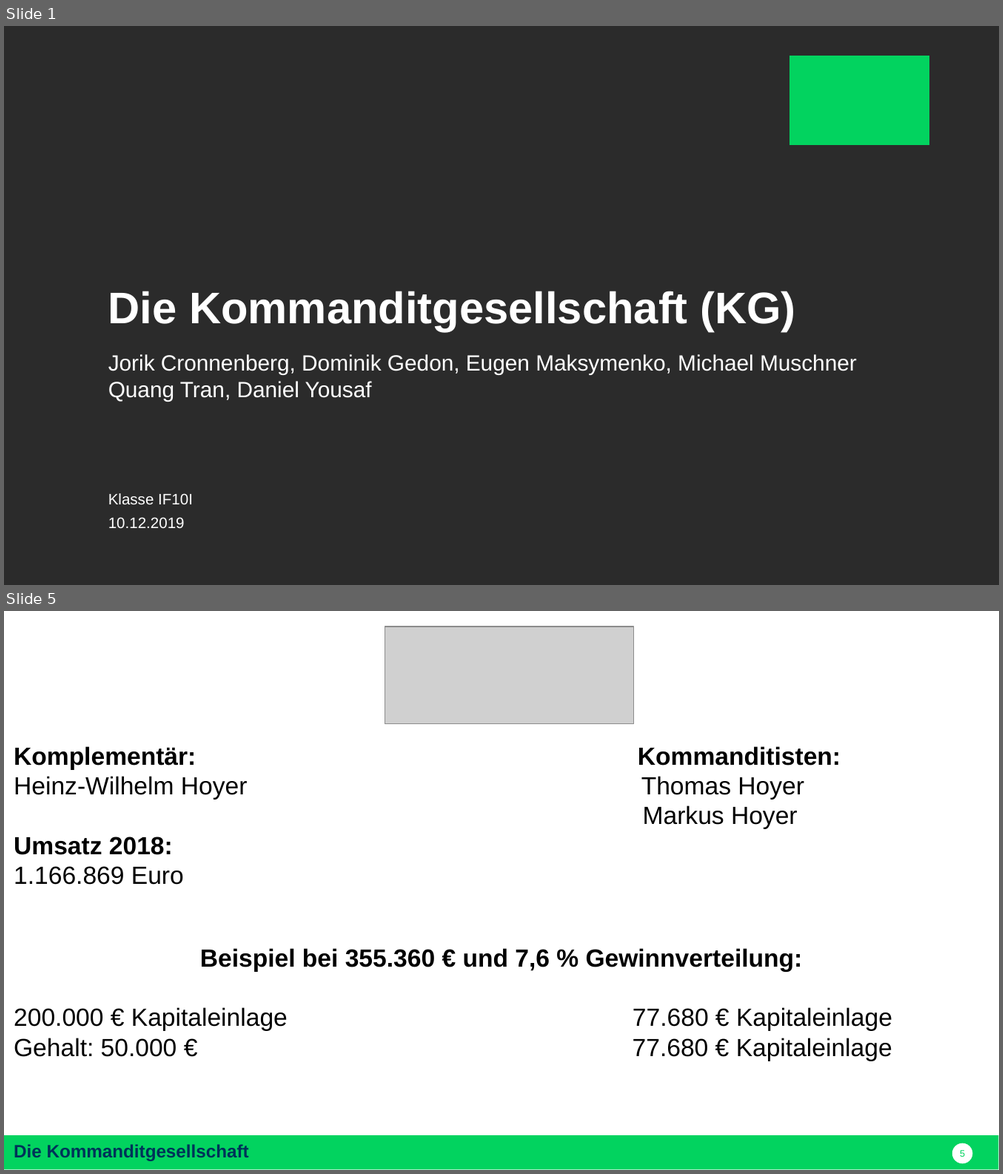
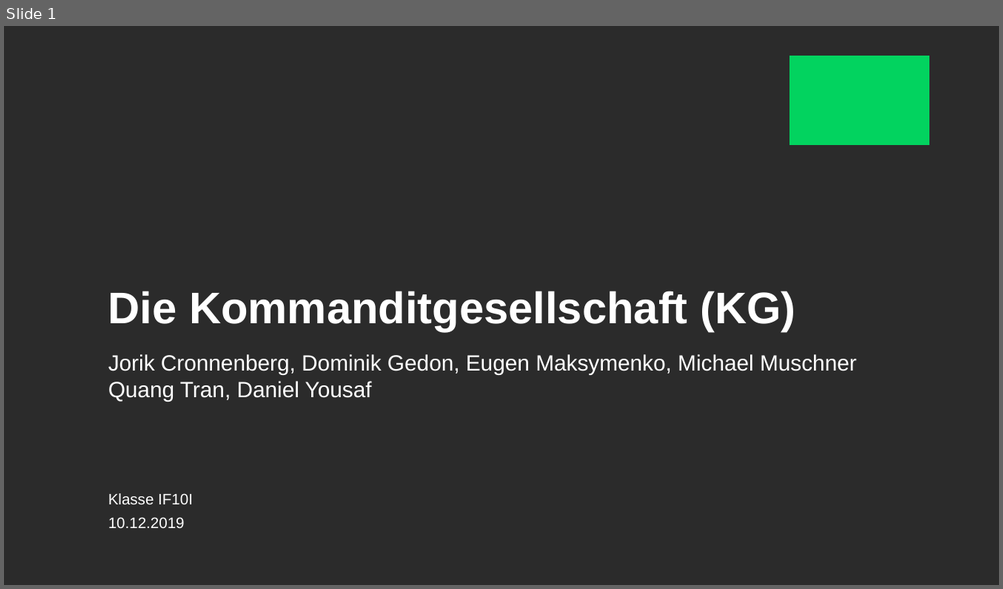
Before and after one commit to nodeg/exercises, a slide deck: Referat_BWP_KG_danny.pptx. Shown one above the other, each under a label of ours: slides 1 and 5 before the commit, slide 1 after it; the slides between them are not shown. The pictures are 1003x1174 and 1003x589 pixels, drawn with LibreOffice and Linux fonts; fonts in the diff are those of the drawing; grey boxes stand for pictures; background and template pictures are left out; a plain dark background stands for a picture behind light text. Boxes give left, top, right and bottom in pixels: in the first picture for what was removed or moved away, otherwise in the second. Text is boxed around its words. In the diff, an @@ line names an element or a change of style, - is before the commit and + after.

```diff
--- a/Referat_BWP_KG_danny.pptx
+++ b/Referat_BWP_KG_danny.pptx
@@ slide 5 removed at (x1=4, y1=611, x2=999, y2=1170), background #FFFFFF @@
@@ picture removed at (x1=385, y1=627, x2=634, y2=724) @@
@@ text removed at (x1=14, y1=746, x2=804, y2=885) @@
-Komplementär: Kommanditisten:
-Heinz-Wilhelm Hoyer Thomas Hoyer
-Markus Hoyer
-Umsatz 2018:
-1.166.869 Euro
@@ text removed at (x1=14, y1=948, x2=892, y2=1057) @@
-Beispiel bei 355.360 € und 7,6 % Gewinnverteilung:
-200.000 € Kapitaleinlage 77.680 € Kapitaleinlage
-Gehalt: 50.000 € 77.680 € Kapitaleinlage
@@ rectangle removed at (x1=4, y1=1136, x2=999, y2=1170) @@
-Die Kommanditgesellschaft
@@ page number removed at (x1=952, y1=1144, x2=973, y2=1165) @@
-5
```
Also in this commit, not shown: 2 slides changed, 5 slides added, 4 other slides removed.
